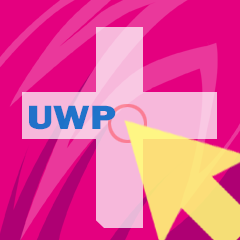
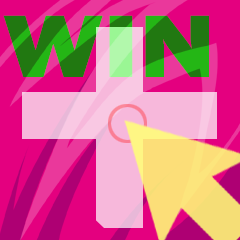
Two versions of the same layered image (240 x 240). Layer-by-layer changes:
added group "Gui WinForm" (87%) with 3 layers above "Gui UWP" over [3, 15, 209, 130]
added layer "WIN" (color) in group "Gui WinForm" over [3, 15, 209, 77]
added layer "レイヤー 7" (1st of 3, in "Gui WinForm") (37%) in group "Gui WinForm" over [108, 106, 116, 121]
"UWP": blend normal → color, moved it into group "Gui UWP", painted on it over [26, 15, 209, 130]
hid group "Gui" (2 layers) over [29, 105, 116, 130]
